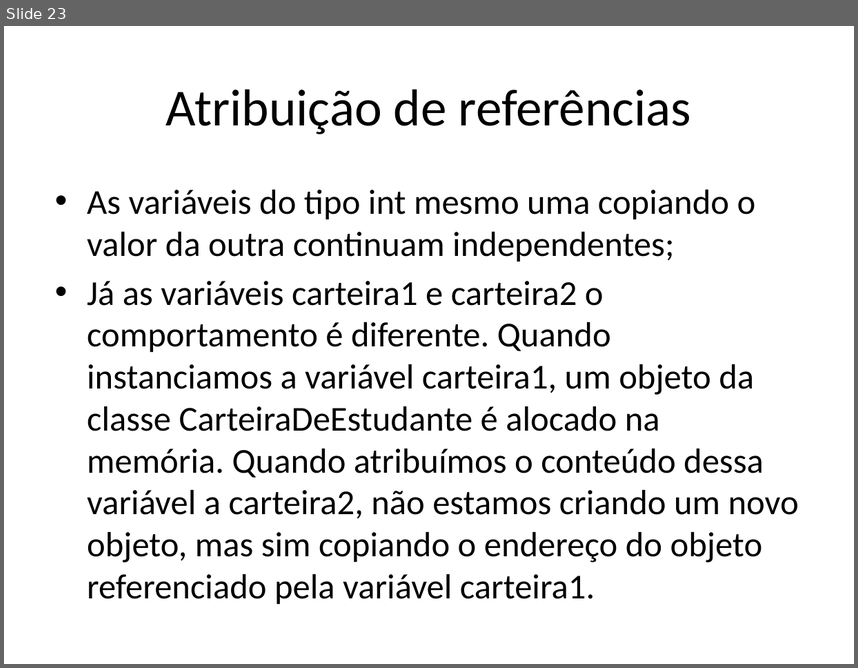
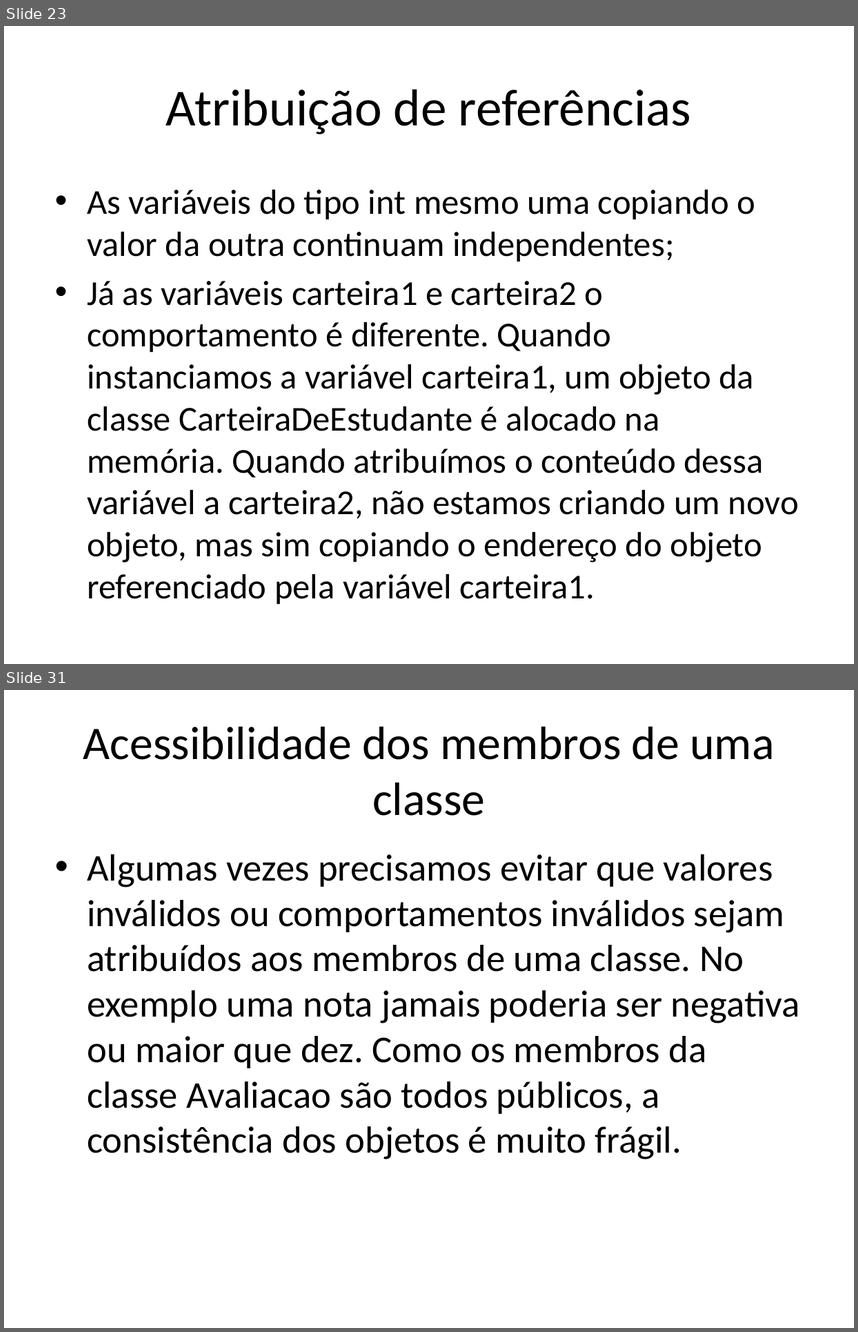
Before and after one commit to renanlessa/CursoJava, a slide deck: Documentos/Orientação a Objetos.pptx. Shown one above the other, each under a label of ours: slide 23 before the commit, slides 23 and 31 after it; the slides between them are not shown. The pictures are 858x668 and 858x1332 pixels, drawn with LibreOffice and Linux fonts; fonts in the diff are those of the drawing. Boxes give left, top, right and bottom in pixels: in the first picture for what was removed or moved away, otherwise in the second. Text is boxed around its words. In the diff, an @@ line names an element or a change of style, - is before the commit and + after.

Commit message:
Novos exemplos, exercicios, apresentacao

```diff
--- a/Documentos/Orientação a Objetos.pptx
+++ b/Documentos/Orientação a Objetos.pptx
@@ slide 31 added at [4, 690, 854, 1328], background #FFFFFF @@
@@ title added at [83, 727, 774, 816], 39.6 pt, text #000000 @@
+Acessibilidade dos membros de uma classe
@@ text added at [87, 854, 800, 1159], 32 pt, text #000000 @@
+• Algumas vezes precisamos evitar que valores inválidos ou comportamentos inválidos sejam atribuídos aos membros de uma classe. No exemplo uma nota jamais poderia ser negativa ou maior que dez. Como os membros da classe Avaliacao são todos públicos, a consistência dos objetos é muito frágil.
```
Also in this commit, not shown: 12 other slides added, 5 other files.
